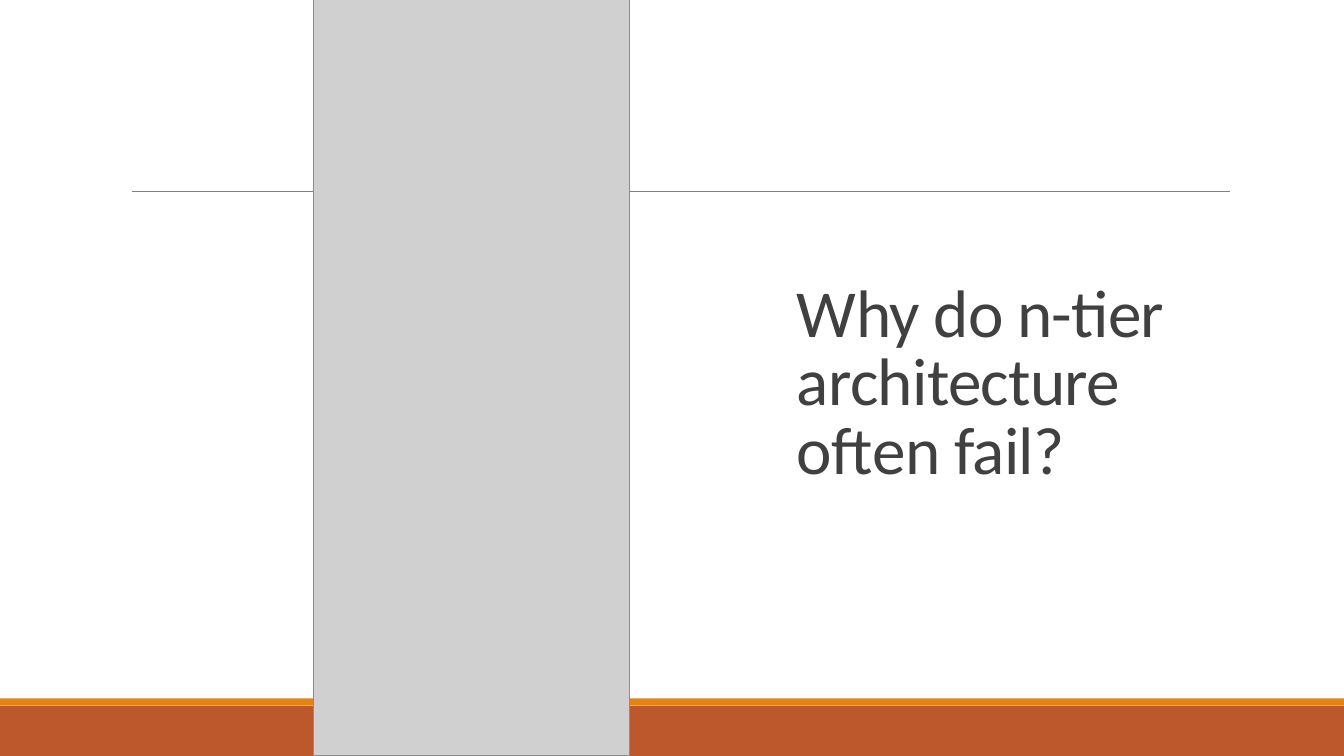
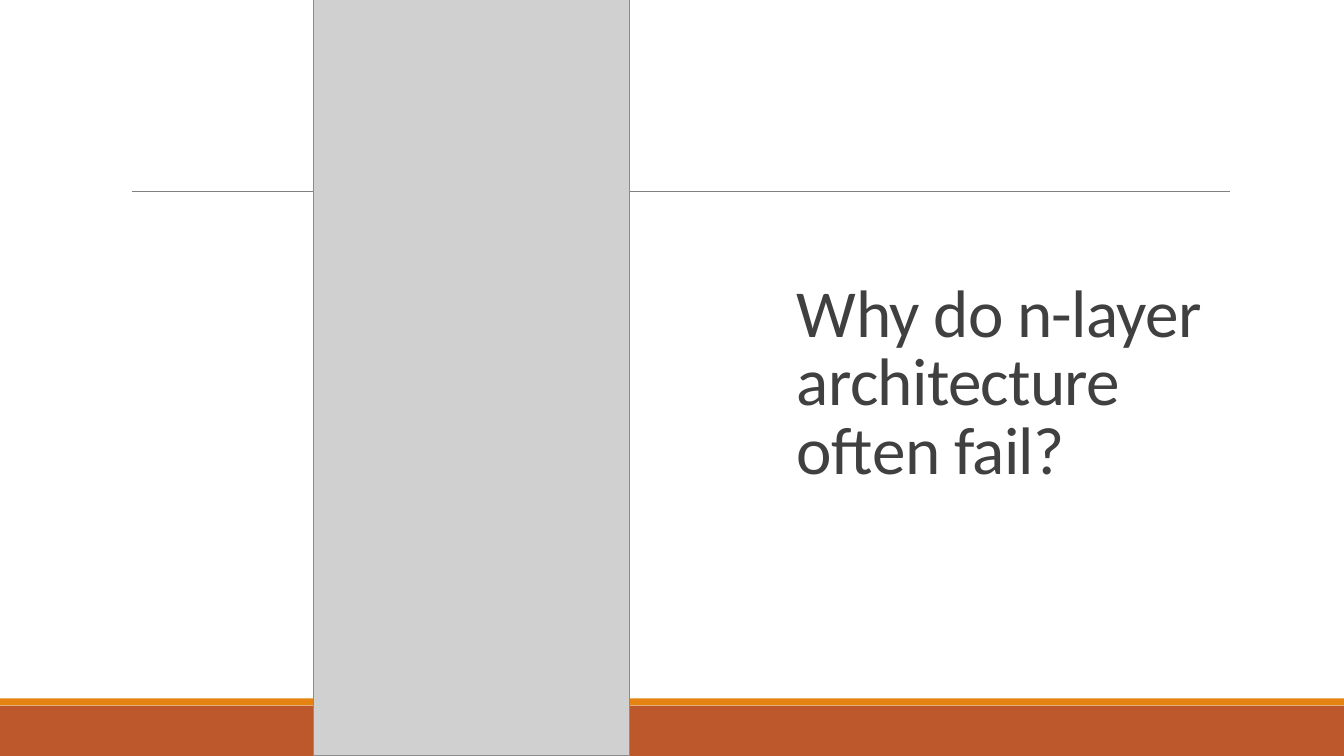
Before and after one commit to nguyentanphu/FlirtingApp, a slide deck: slide 3 of Introduction_to_clean_architecture.pptx. Drawn at 1344x756 pixels with LibreOffice and Linux fonts; fonts in the diff are those of the drawing; grey boxes stand for pictures. Boxes give left, top, right and bottom in pixels: in the first picture for what was removed or moved away, otherwise in the second. Text is boxed around its words. In the diff, an @@ line names an element or a change of style, - is before the commit and + after.

Commit message:
Updating slide

```diff
--- a/Introduction_to_clean_architecture.pptx
+++ b/Introduction_to_clean_architecture.pptx
@@ title at (x1=797, y1=290, x2=1201, y2=475): text changed @@
-Why do n-tier architecture often fail?
+Why do n-layer architecture often fail?
```
